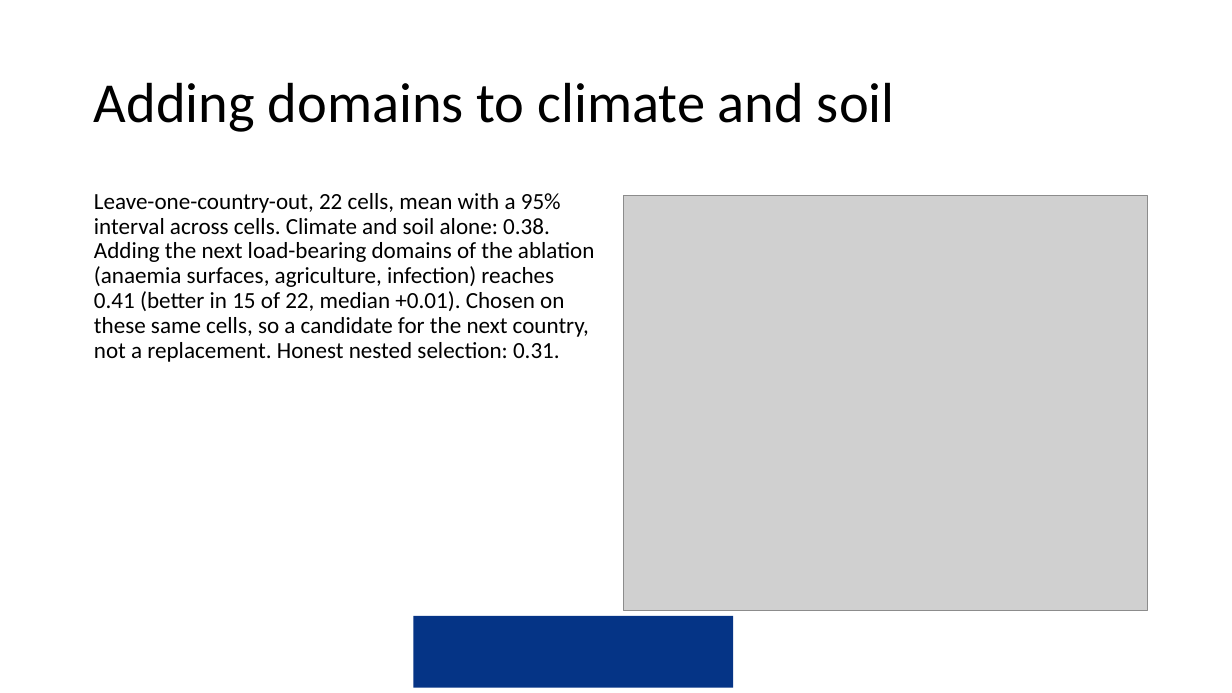
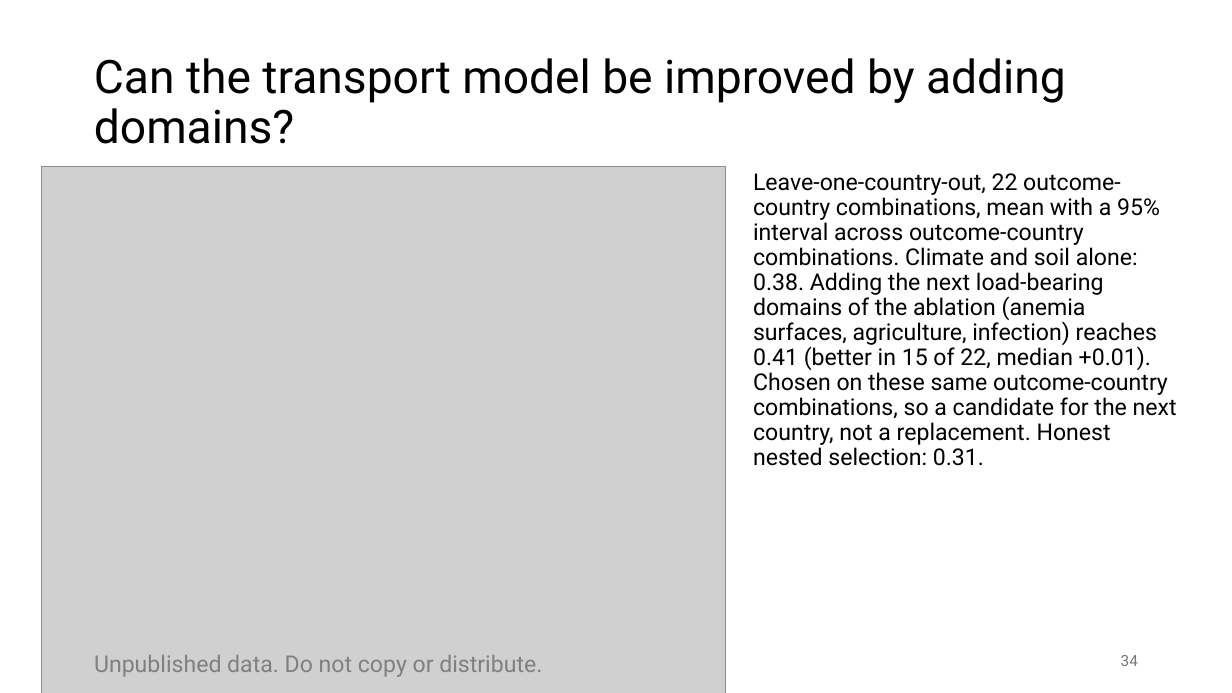
Before and after one commit to amertens/mn-prediction, a slide deck: slide 34 of docs/slides/MN-proxy-full-talk-2026-09.pptx (slide 33 before the commit). Drawn at 1232x693 pixels with LibreOffice and Linux fonts; fonts in the diff are those of the drawing; grey boxes stand for pictures; background and template pictures are left out. Boxes give left, top, right and bottom in pixels: in the first picture for what was removed or moved away, otherwise in the second. Text is boxed around its words. In the diff, an @@ line names an element or a change of style, - is before the commit and + after.

```diff
--- a/docs/slides/MN-proxy-full-talk-2026-09.pptx
+++ b/docs/slides/MN-proxy-full-talk-2026-09.pptx
@@ title at [94, 58, 1066, 144]: text changed; size 44 to 36 pt; font Calibri to Roboto @@
-Adding domains to climate and soil
+Can the transport model be improved by adding domains?
@@ picture: place and size @@
-picture at [624, 195, 1148, 611]
+picture at [42, 166, 726, 693]
@@ text at [753, 173, 1177, 466]: text changed; font Calibri to Roboto @@
-Leave-one-country-out, 22 cells, mean with a 95% interval across cells. Climate and soil alone: 0.38. Adding the next load-bearing domains of the ablation (anaemia surfaces, agriculture, infection) reaches 0.41 (better in 15 of 22, median +0.01). Chosen on these same cells, so a candidate for the next country, not a replacement. Honest nested selection: 0.31.
+Leave-one-country-out, 22 outcome-country combinations, mean with a 95% interval across outcome-country combinations. Climate and soil alone: 0.38. Adding the next load-bearing domains of the ablation (anemia surfaces, agriculture, infection) reaches 0.41 (better in 15 of 22, median +0.01). Chosen on these same outcome-country combinations, so a candidate for the next country, not a replacement. Honest nested selection: 0.31.
@@ rectangle removed at [413, 616, 733, 689] @@
@@ text added at [94, 655, 542, 677], 18 pt, text #808080 @@
+Unpublished data. Do not copy or distribute.
@@ page number added at [1121, 655, 1138, 666], 12 pt, text #797979 @@
+34
```
Also in this commit, not shown: 68 other slides changed, 23 slides added, 30 slides removed, 22 other files.
